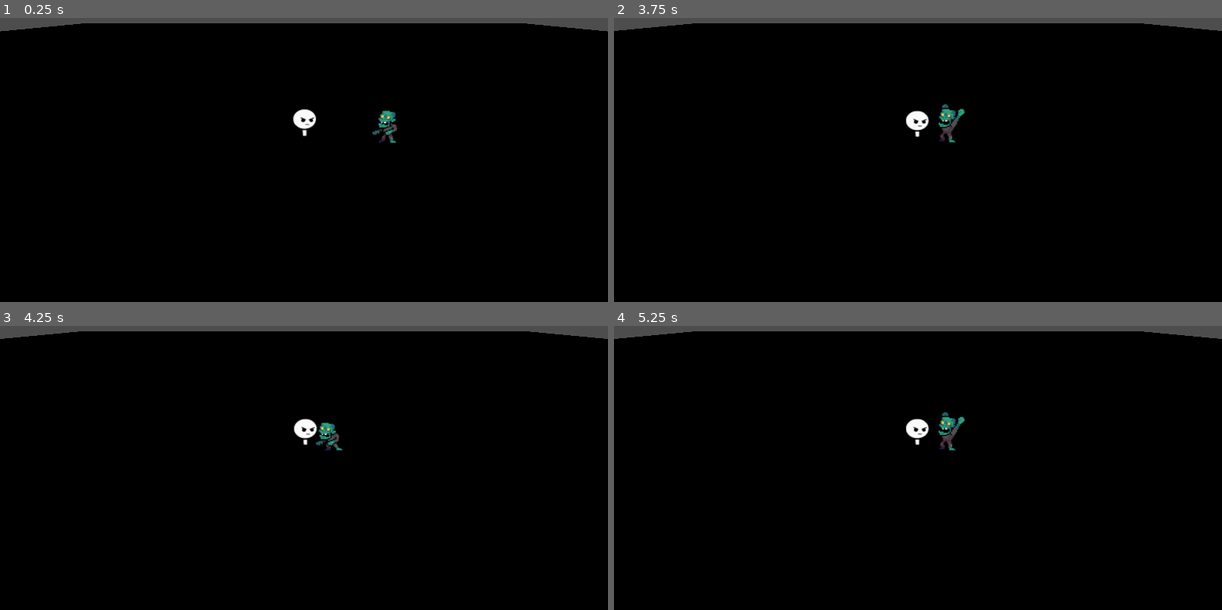
Above: before the commit, frames 1-4 (two rows, left to right).
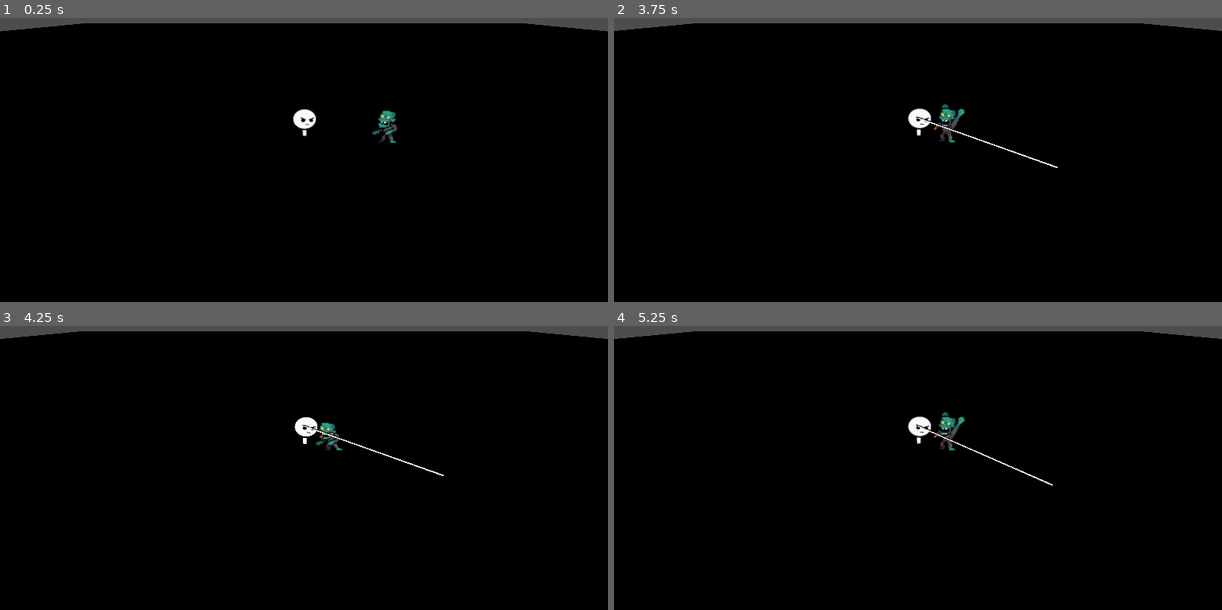
Above: after the commit, the same moments.

Repository: titojuanc/Juego-4-Melgarejo-Messina-Negri
Game: Godot game, scene res://scenes/Debug.tscn
Two runs of this game, one before a commit and one after it. Both use one fixed random seed, a clock stepped at 60 frames per second and the inputs below.
Inputs (mouse positions are in pixels of both pictures, inside the frame that each line leads up to):
- Up to frame 1 (0.25 s): no input
- Up to frame 2 (3.75 s): move the mouse to (1051, 114) at 0.52 s; press the mouse at (1051, 114) at 0.53 s; right-click (1051, 114) at 0.8 s; move the mouse to (796, 148) at 1.27 s; release the mouse at (796, 148) at 1.28 s; right-click (796, 148) at 1.35 s; click (796, 148) at 1.55 s; move the mouse to (978, 54) at 2.02 s; press the mouse at (978, 54) at 2.03 s; right-click (978, 54) at 2.3 s; move the mouse to (887, 199) at 2.77 s; release the mouse at (887, 199) at 2.78 s; tap A (la_A) at 2.85 s; click (887, 199) at 3.05 s; move the mouse to (1100, 182) at 3.52 s; hold Right mouse button (click_der, bound only after the commit) from 3.53 s (still down); tap D (la_D) at 3.6 s
- Up to frame 3 (4.25 s): keep holding Right mouse button (click_der, bound only after the commit)
- Up to frame 4 (5.25 s): move the mouse to (735, 388) at 4.27 s; release Right mouse button (click_der, bound only after the commit) at 4.28 s; tap S (la_S) at 4.35 s; click (735, 388) at 4.55 s; move the mouse to (948, 439) at 5.02 s; hold Right mouse button (click_der, bound only after the commit) from 5.03 s (still down); tap W (la_W) at 5.1 s

Frame 1 is identical in both runs. In frame 2, 0.3% of the frame differs, in the area x 47-73%, y 31-53%; in frame 3, 0.3%; in frame 4, 0.3%, in the area x 47-73%, y 31-57%.

Commit message:
apuntado de pistola jugador

Diff:
--- a/tower-defense/project.godot
+++ b/tower-defense/project.godot
@@ -47,6 +47,11 @@
 "events": [Object(InputEventMouseButton,"resource_local_to_scene":false,"resource_name":"","device":-1,"window_id":0,"a …(253 unchanged characters)…
 ]
 }
+click_der={
+"deadzone": 0.2,
+"events": [Object(InputEventMouseButton,"resource_local_to_scene":false,"resource_name":"","device":-1,"window_id":0,"alt_pressed":false,"shift_pressed":false,"ctrl_pressed":false,"meta_pressed":false,"button_mask":0,"position":Vector2(0, 0),"global_position":Vector2(0, 0),"factor":1.0,"button_index":2,"canceled":false,"pressed":false,"double_click":false,"script":null)
+]
+}
 
 [layer_names]
 
@@ -56,6 +61,7 @@
 3d_physics/layer_4="Zombie"
 3d_physics/layer_5="AttackAreaZombie"
 3d_physics/layer_6="RadarAreaZombie"
+3d_physics/layer_7="LineaApuntadoJugador"
 
 [physics]
 
--- a/tower-defense/scenes/Debug.tscn
+++ b/tower-defense/scenes/Debug.tscn
@@ -15,6 +15,9 @@
 
 [node name="Jugador" parent="." unique_id=1729901145 instance=ExtResource("1_5spvt")]
 transform = Transform3D(1, 0, 0, 0, 1, 0, 0, 0, 1, 0, 3.600813, 0)
+speed = 10.0
+vida = 100
+danio = 30
 
 [node name="Camera3D" type="Camera3D" parent="." unique_id=795778347]
 transform = Transform3D(1, 0, 0, 0, 0.8660254, 0.5, 0, -0.5, 0.8660254, 0, 1.9471371, 12.184032)
--- a/tower-defense/scenes/Jugador.tscn
+++ b/tower-defense/scenes/Jugador.tscn
@@ -775,6 +775,15 @@
 [sub_resource type="BoxShape3D" id="BoxShape3D_u74oq"]
 size = Vector3(1, 1.512146, 1)
 
+[sub_resource type="BoxShape3D" id="BoxShape3D_qo7ab"]
+size = Vector3(0.05, 0.05, 1)
+
+[sub_resource type="BoxMesh" id="BoxMesh_u74oq"]
+size = Vector3(0.05, 0.05, 1)
+
+[sub_resource type="StandardMaterial3D" id="StandardMaterial3D_qo7ab"]
+albedo_color = Color(1, 1, 1, 0.39215687)
+
 [node name="Jugador" type="CharacterBody3D" unique_id=1729901145 groups=["Jugador"]]
 collision_mask = 12
 script = ExtResource("1_qo7ab")
@@ -798,6 +807,19 @@
 [node name="CollisionShape3D" type="CollisionShape3D" parent="AttackArea" unique_id=752455411]
 shape = SubResource("BoxShape3D_u74oq")
 
+[node name="LineaApuntado" type="Area3D" parent="." unique_id=400785349]
+collision_layer = 64
+collision_mask = 8
+
+[node name="CollisionShape3D" type="CollisionShape3D" parent="LineaApuntado" unique_id=828734539]
+shape = SubResource("BoxShape3D_qo7ab")
+
+[node name="MeshInstance3D" type="MeshInstance3D" parent="LineaApuntado" unique_id=1848062939]
+mesh = SubResource("BoxMesh_u74oq")
+surface_material_override/0 = SubResource("StandardMaterial3D_qo7ab")
+
 [connection signal="animation_finished" from="AnimationPlayer" to="." method="_on_animation_player_animation_finished"]
 [connection signal="body_entered" from="AttackArea" to="." method="_on_attack_area_body_entered"]
 [connection signal="body_exited" from="AttackArea" to="." method="_on_attack_area_body_exited"]
+[connection signal="body_entered" from="LineaApuntado" to="." method="_on_linea_apuntado_body_entered"]
+[connection signal="body_exited" from="LineaApuntado" to="." method="_on_linea_apuntado_body_exited"]
--- a/tower-defense/scripts/jugador.gd
+++ b/tower-defense/scripts/jugador.gd
@@ -4,17 +4,23 @@
 @onready var anim_player = $AnimationPlayer
 @onready var anim_sprite = $AnimatedSprite3D
 @onready var camara = get_viewport().get_camera_3d()
-
-@export var speed = 10
-@export var vida = 100
-@export var danio = 30
-
+@onready var linea_area = $LineaApuntado
+@onready var linea_mesh = $LineaApuntado/MeshInstance3D
+
+@export var speed: float = 10
+@export var vida: int = 100
+@export var danio: int = 30
+
+enum Modo {ESPADA, PISTOLA}
 const GRAVEDAD = 9.8
 
 var atacando = false
 var combo_step = 0
 var camara_offset = Vector3(0, 4, 8)
 var enemigos_en_rango = []
+var modo
+var mat_linea: StandardMaterial3D
+var enemigo_en_linea = false
 
 #Animaciones del personaje normal
 func anim_normal_idle():
@@ -59,7 +65,8 @@
 	anim_sprite.play("Sword-Dash")
 
 func _ready() -> void:
-	pass
+	mat_linea = linea_mesh.get_surface_override_material(0)
+	print("material: ", mat_linea)
 
 func _physics_process(delta: float) -> void:
 	if not is_on_floor():
@@ -70,15 +77,33 @@
 	velocity.x = Input.get_axis("la_A", "la_D") * speed
 	velocity.z = Input.get_axis("la_W", "la_S") * speed
 
+	if modo == Modo.ESPADA:
+		if Input.is_action_just_pressed("click_izq") and !atacando:
+			atacar()
+	elif modo == Modo.PISTOLA:
+		if Input.is_action_just_pressed("click_izq"):
+			disparar()
+
+	if Input.is_action_pressed("click_der") and !atacando:
+		modo = Modo.PISTOLA
+		linea_area.monitoring = true
+	else:
+		modo = Modo.ESPADA
+		linea_area.monitoring = false
+
 	var moviendo = Vector3(velocity.x, 0, velocity.z) != Vector3.ZERO
 	if !atacando:
-		if moviendo:
-			anim_normal_correr()
+		if modo == Modo.PISTOLA:
+			if moviendo:
+				anim_pistol_correr()
+			else:
+				anim_pistol_idle()
 		else:
-			anim_normal_idle()
-
-	if Input.is_action_just_pressed("click_izq") and !atacando:
-		atacar()
+			if moviendo:
+				anim_normal_correr()
+			else:
+				anim_normal_idle()
+
 
 	move_and_slide()
 	camara.global_position = global_position + camara_offset
@@ -122,6 +147,24 @@
 		rotation.y = atan2(dir.x, dir.z) - PI / 2
 		anim_sprite.rotation.y = -rotation.y
 
+		if modo == Modo.PISTOLA:
+			linea_area.visible = true
+			var dir_xz = Vector3(dir.x, 0, dir.z)
+			var dir_norm = dir_xz.normalized()
+			const LARGO = 5.0
+
+			linea_area.global_rotation = Vector3(0, atan2(dir.x, dir.z), 0)
+			linea_area.global_position = global_position + dir_norm * LARGO / 2
+			linea_area.global_position.y = global_position.y + 0
+			linea_area.scale.z = LARGO
+
+			if enemigo_en_linea:
+				mat_linea.albedo_color = Color(1, 0, 0, 1)
+			else:
+				mat_linea.albedo_color = Color(1, 1, 1, 1)
+		else:
+			linea_area.visible = false
+
 func _on_attack_area_body_entered(body: Node3D) -> void:
 	if body.is_in_group("Enemigo"):
 		enemigos_en_rango.append(body)
@@ -134,3 +177,24 @@
 	for e in enemigos_en_rango:
 		e.vida -= danio
 		print("Pegué: " , danio, " a: ", e)
+
+func disparar():
+	anim_player.play("Pistol-Shoot")
+	print("disparar hacia: ", get_punto_apuntado())
+
+func get_punto_apuntado():
+	var mouse_pos = get_viewport().get_mouse_position()
+	var origen = camara.project_ray_origin(mouse_pos)
+	var direccion = camara.project_ray_normal(mouse_pos)
+	var plano = Plane(Vector3.UP, global_position.y)
+	return plano.intersects_ray(origen, direccion)
+
+func _on_linea_apuntado_body_entered(body: Node3D) -> void:
+	print("linea detectó: ", body.name)
+	if body.is_in_group("Enemigo"):
+		enemigo_en_linea = true
+
+func _on_linea_apuntado_body_exited(body: Node3D) -> void:
+	print("linea detectó: ", body.name)
+	if body.is_in_group("Enemigo"):
+		enemigo_en_linea = false
